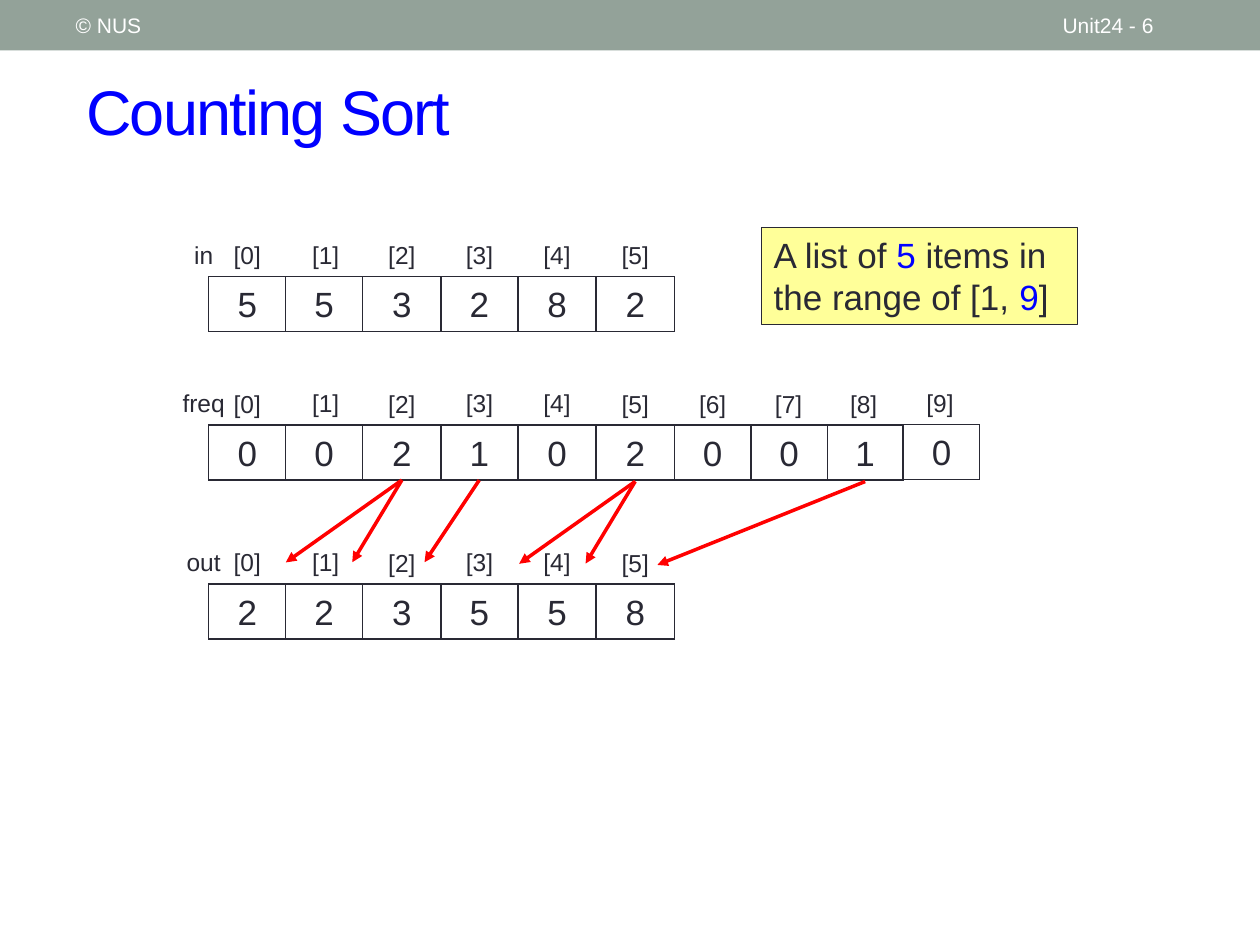
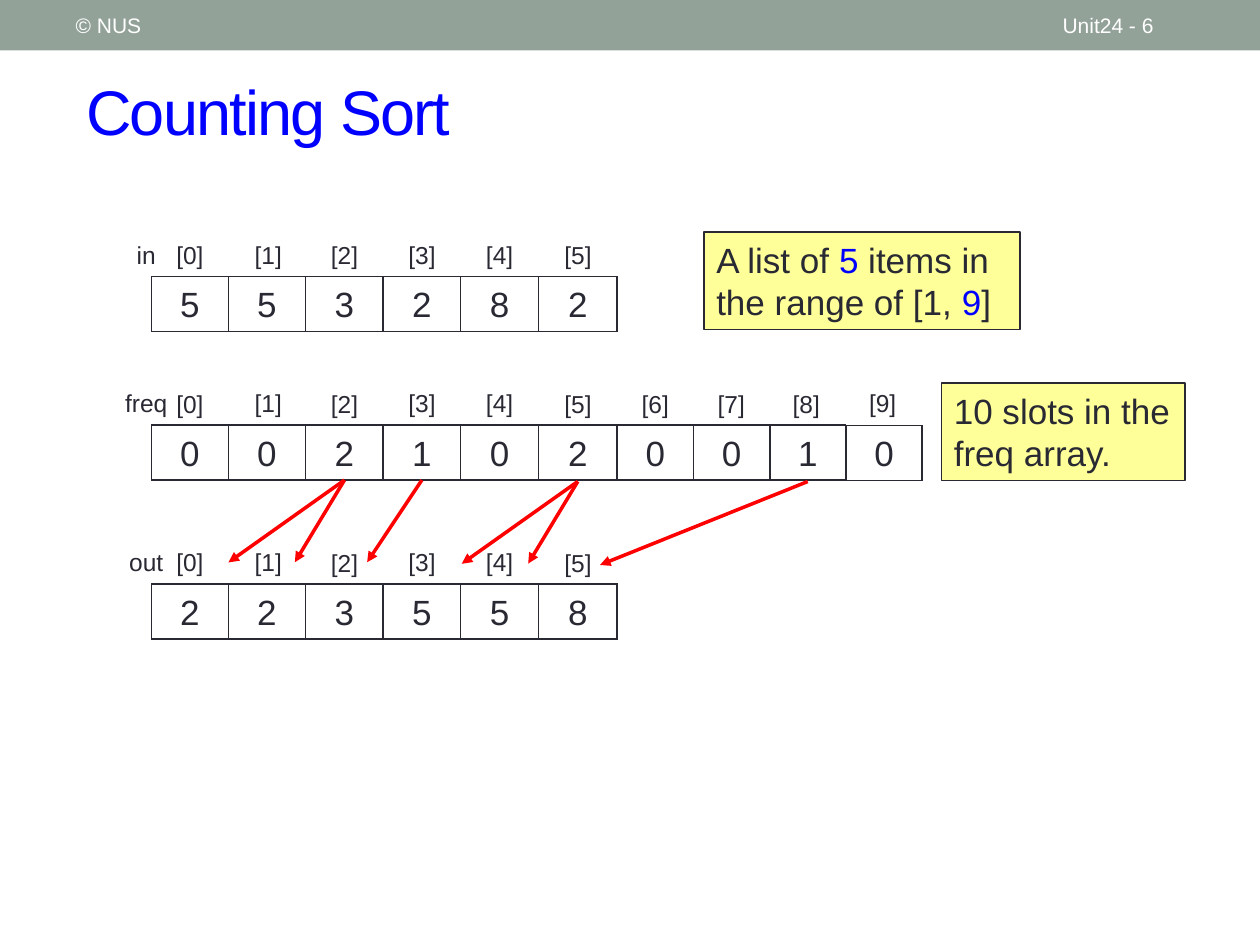
Before and after one commit to nus-cs1010-2021-s2/website, a slide deck: slide 6 of slides/Unit24_Sorting.pptx. Drawn at 1260x945 pixels with LibreOffice and Linux fonts; fonts in the diff are those of the drawing. Boxes give left, top, right and bottom in pixels: in the first picture for what was removed or moved away, otherwise in the second. Text is boxed around its words. In the diff, an @@ line names an element or a change of style, - is before the commit and + after.

```diff
--- a/slides/Unit24_Sorting.pptx
+++ b/slides/Unit24_Sorting.pptx
@@ rectangle "A list of 5 items ..." moved from (x1=761, y1=227, x2=1077, y2=324) to (x1=704, y1=232, x2=1021, y2=329) @@
@@ rectangle added at (x1=941, y1=383, x2=1184, y2=480), fill #FFFF99, outline #292934 0.75 pt, 20 pt, text #292934 @@
+10 slots in the freq array.
@@ 15 texts, 8 rectangles moved together from (x1=183, y1=246, x2=979, y2=639) to (x1=125, y1=246, x2=922, y2=639) @@
@@ 14 rectangles, 10 texts, 6 arrows moved together from (x1=209, y1=246, x2=903, y2=639) to (x1=151, y1=246, x2=845, y2=639) @@
```
Also in this commit, not shown: 7 other slides changed, 6 other files.
